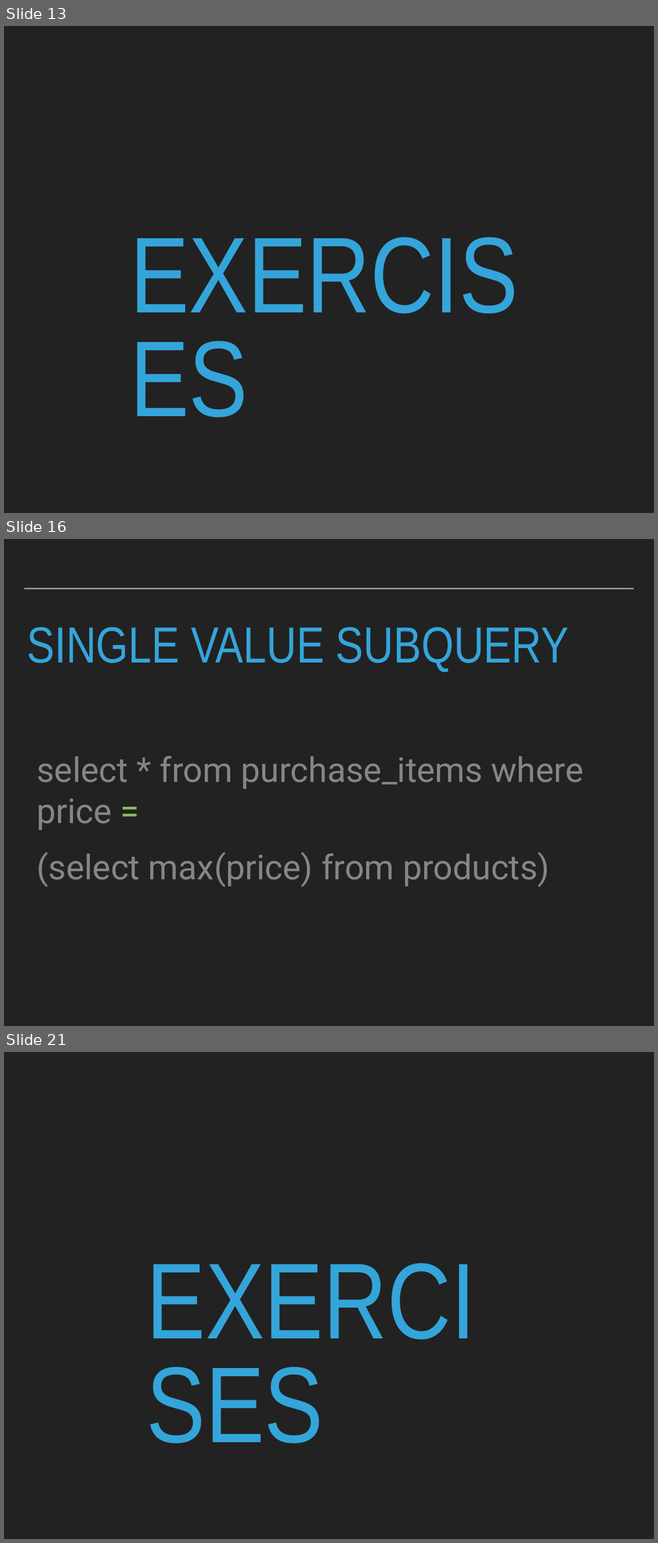
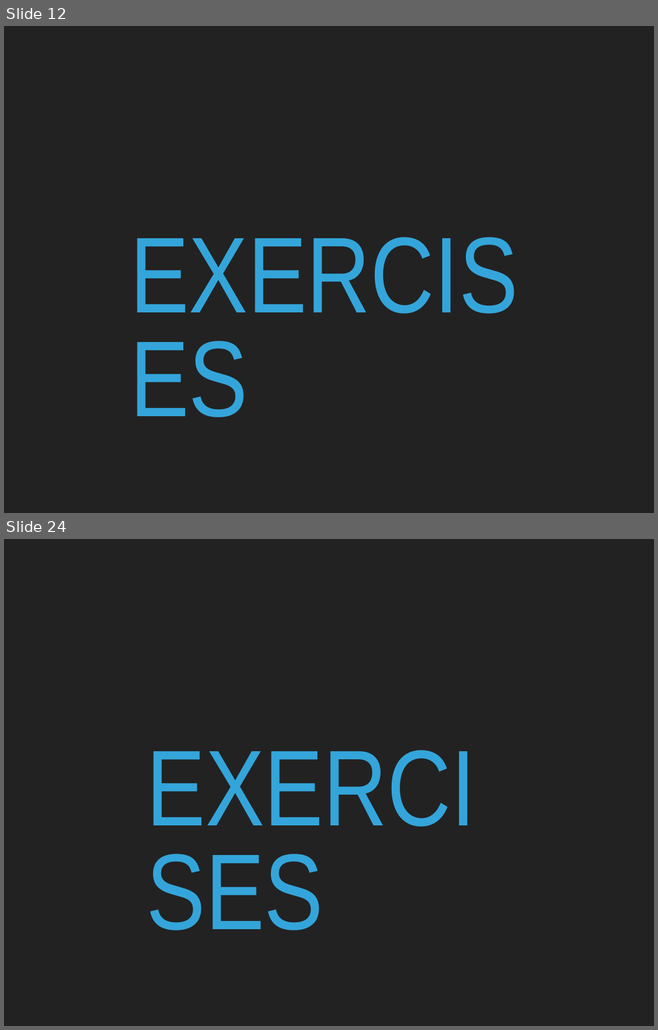
Before and after one commit to robcarrington/sqlbootcamp, a slide deck: Session 3/Session3.pptx. Shown one above the other, each under a label of ours: slides 13, 16 and 21 before the commit, slides 12 and 24 after it; the slides between them are not shown. The pictures are 658x1543 and 658x1030 pixels, drawn with LibreOffice and Linux fonts; fonts in the diff are those of the drawing. Boxes give left, top, right and bottom in pixels: in the first picture for what was removed or moved away, otherwise in the second. Text is boxed around its words. In the diff, an @@ line names an element or a change of style, - is before the commit and + after.

```diff
--- a/Session 3/Session3.pptx
+++ b/Session 3/Session3.pptx
@@ slide 16 removed at (4, 539, 654, 1026), background #222222 @@
@@ line removed from (24, 589) to (633, 589) @@
@@ title removed at (27, 627, 568, 672) @@
-SINGLE VALUE SUBQUERY
@@ text removed at (36, 756, 583, 887) @@
-select * from purchase_items where price =
-(select max(price) from products)
@@ what was slide 13 is now slide 12 @@
@@ what was slide 21 is now slide 24 @@
```
Also in this commit, not shown: 2 slides changed, 10 slides added, 15 other slides removed, 11 other files.
